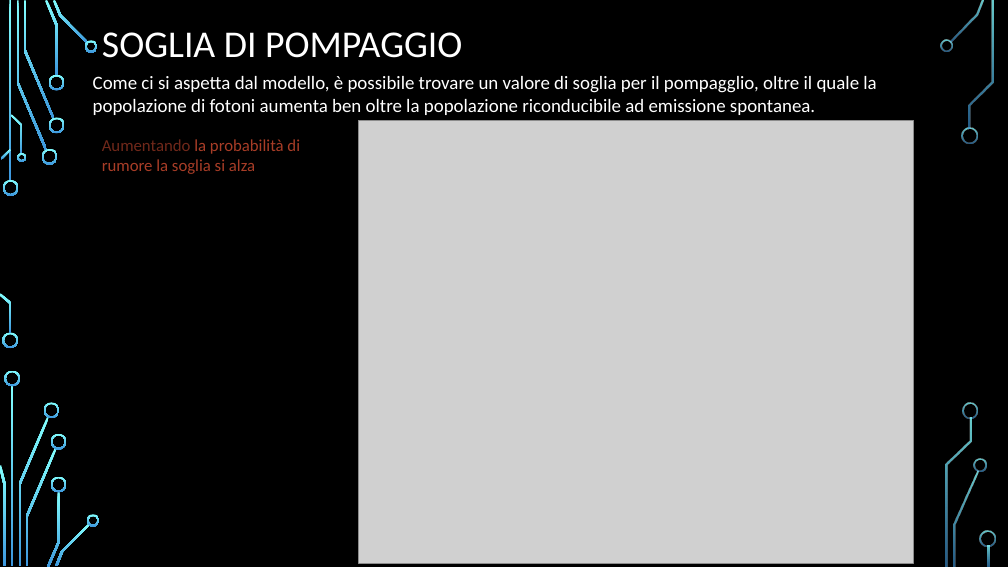
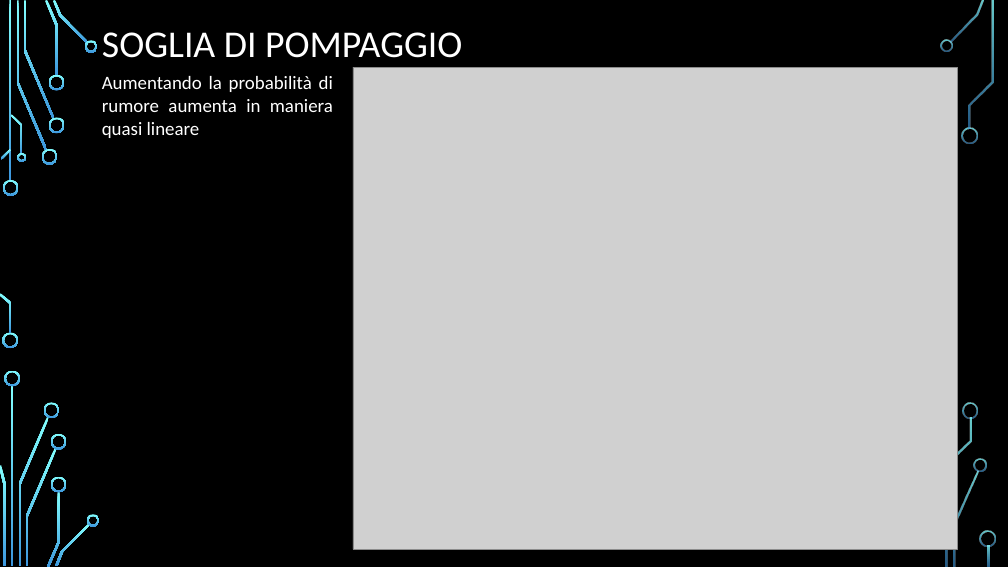
Before and after one commit to Frank01001/LASER-Dynamics-Simulation, a slide deck: slide 11 of Presentation/PresentazioneDispositivi.pptx. Drawn at 1008x567 pixels with LibreOffice and Linux fonts; fonts in the diff are those of the drawing; grey boxes stand for pictures; background and template pictures are left out. Boxes give left, top, right and bottom in pixels: in the first picture for what was removed or moved away, otherwise in the second. Text is boxed around its words. In the diff, an @@ line names an element or a change of style, - is before the commit and + after.

```diff
--- a/Presentation/PresentazioneDispositivi.pptx
+++ b/Presentation/PresentazioneDispositivi.pptx
@@ text removed at [93, 76, 876, 115] @@
-Come ci si aspetta dal modello, è possibile trovare un valore di soglia per il pompagglio, oltre il quale la popolazione di fotoni aumenta ben oltre la popolazione riconducibile ad emissione spontanea.
@@ text at [102, 76, 333, 138]: text changed; size 16 to 18 pt; text colour #A83D27 to #FFFFFF @@
-Aumentando la probabilità di rumore la soglia si alza
+Aumentando la probabilità di rumore aumenta in maniera quasi lineare
@@ picture: place and size @@
-picture at [358, 121, 913, 564]
+picture at [353, 67, 957, 550]
```
Also in this commit, not shown: 10 other slides changed, 3 other files.
